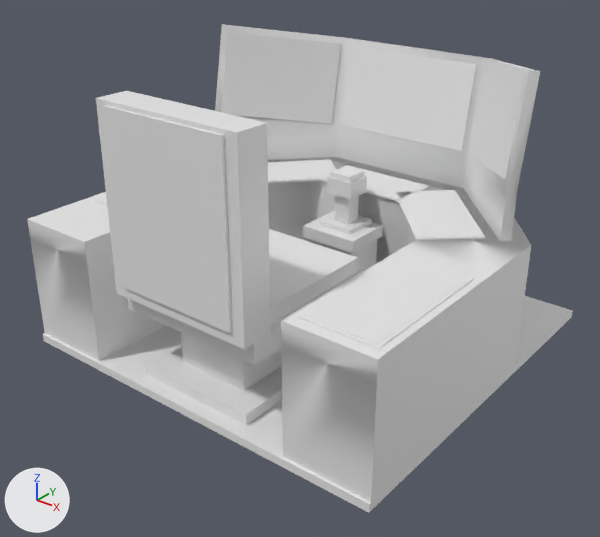
What one commit did to the OBJ model src/main/resources/assets/vandorlabs/models/block/cockpits/cockpit/static.obj.
One viewpoint serves both versions: a 50 mm lens placed at (3.27, -2.93, 2.15), pointed at (1.03, -0.13, 0.41). Arrows for +X, +Y and +Z are at lower left; the lights stay in place. The older version comes first. Materials are left out; every surface is plain grey. Where no turn or scale is listed for an object, it has been applied to the vertices. Vertices at exactly the same position are counted once.

Names of what the first picture shows: 'static'.
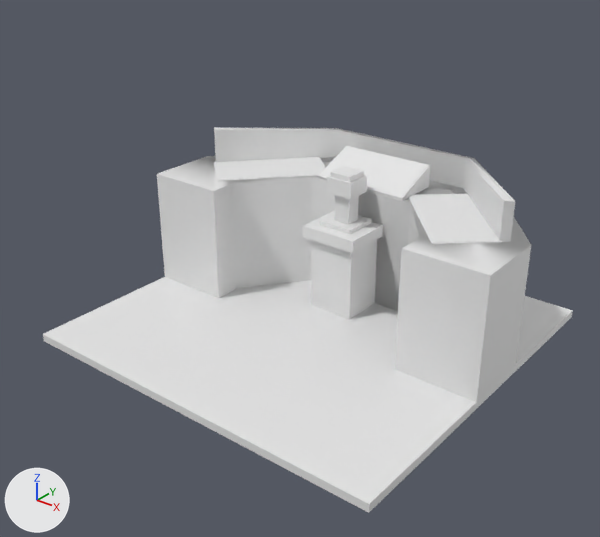
Pixel boxes (x1, y1, x2, y2) of what changed, in the pictures (600 x 537 px; the box of a moved part takes in the faces that stretch with it):
'static', reshaped (21% shorter)
    before: (27, 24, 573, 513)
    after: (43, 127, 573, 513)
part 1 of me_static, moved or reshaped
    before: (268, 159, 337, 184)
    after: (214, 157, 326, 182)
part 2 of me_static, moved or reshaped
    before: (268, 160, 335, 181)
    after: (216, 157, 324, 180)
part 3 of me_static, moved or reshaped
    before: (398, 190, 486, 240)
    after: (408, 194, 502, 245)
part 4 of me_static, moved or reshaped
    before: (397, 191, 482, 238)
    after: (410, 194, 499, 242)
part 5 of me_static, moved or reshaped
    before: (340, 45, 476, 151)
    after: (321, 147, 427, 196)
part 6 of me_static, deleted
    before: (94, 32, 524, 425)
part 7 of me_static, cut back
    before: (27, 24, 540, 502)
    after: (214, 127, 515, 242)

Patch to the scene script:
```diff
--- a/src/main/resources/assets/vandorlabs/models/block/cockpits/cockpit/static.obj.py
+++ b/src/main/resources/assets/vandorlabs/models/block/cockpits/cockpit/static.obj.py
@@ me_static @@
 # used by ob_static; location = (0.0, 0.0, 0.0)
-me_static.from_pydata(...)  # 312 vertices, 263 faces; spans x 0.02..1.98, y -0.92..0.97, z 0.0..1.39
+me_static.from_pydata(...)  # 148 vertices, 125 faces; spans x 0.02..1.98, y -0.92..0.97, z 0.0..0.85
+# me_static part 1: the loose piece of 8 vertices spanning x 0.2..0.84, y 0.02..0.67, z 0.65..0.66 is moved by (-0.08, 0.0, 0.0)
+# me_static part 2: the loose piece of 8 vertices spanning x 0.22..0.82, y 0.04..0.66, z 0.66 is moved by (-0.08, 0.0, 0.0)
+# me_static part 3: the loose piece of 8 vertices spanning x 1.16..1.8, y 0.02..0.67, z 0.65..0.66 is moved by (0.08, 0.0, 0.0)
+# me_static part 4: the loose piece of 8 vertices spanning x 1.18..1.78, y 0.04..0.66, z 0.66 is moved by (0.08, 0.0, 0.0)
+# me_static part 5: the loose piece of 8 vertices spanning x 0.62..1.38, y 0.74..0.81, z 0.85..1.27 is scaled about its middle by (0.661, 3.08, 0.225), then moved by (0.0, -0.27, -0.33)
+# me_static part 6: 17 loose pieces with 136 vertices, spanning x 0.08..1.95, y -0.92..0.79, z 0.0..1.35, are deleted
+# me_static part 7
+# 46 vertices are removed from x 0.02..1.98, y -0.91..0.87, z 0.04..1.39
+# 59 faces are deleted
+# 2 vertices move within x 0.14..1.86, y 0.24, z 0.66
+# 12 vertices are added at x 0.1..1.9, y 0.24..0.78, z 0.66..0.85
+# 6 new vertices lie (0.52, 0.0, 0.0) away from vertices in x 0.74, y 0.38..0.64, z 0.66..0.78
+# 23 new faces join them
```
